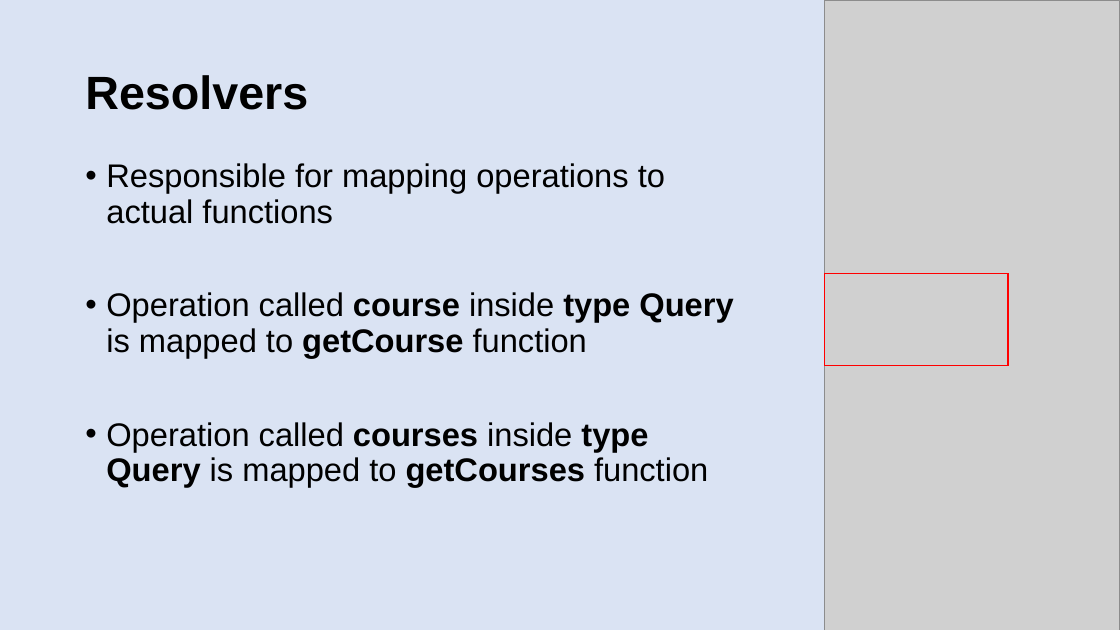
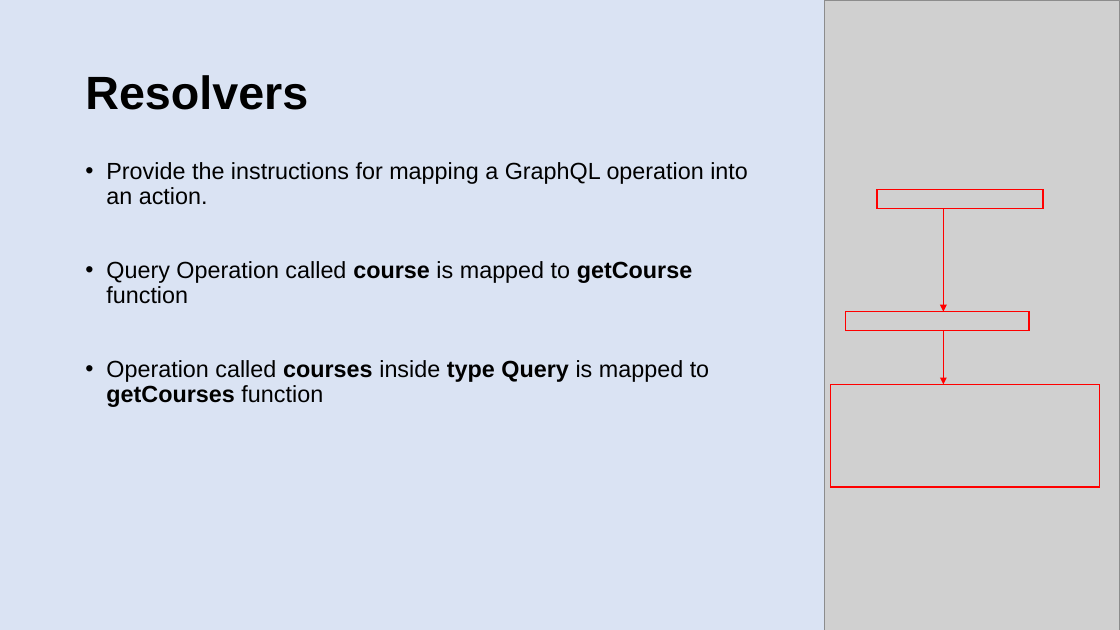
Before and after one commit to patelg123/graphql-presentation, a slide deck: slide 11 of current.pptx. Drawn at 1120x630 pixels with LibreOffice and Linux fonts; fonts in the diff are those of the drawing; grey boxes stand for pictures. Boxes give left, top, right and bottom in pixels: in the first picture for what was removed or moved away, otherwise in the second. Text is boxed around its words. In the diff, an @@ line names an element or a change of style, - is before the commit and + after.

Commit message:
more changes

```diff
--- a/current.pptx
+++ b/current.pptx
@@ text at <box>106,162,748,304</box>: text changed; size 28 to 20 pt @@
-• Responsible for mapping operations to actual functions
-• Operation called course inside type Query is mapped to getCourse function
+• Provide the instructions for mapping a GraphQL operation into an action.
+• Query Operation called course is mapped to getCourse function
@@ rectangle added at <box>877,189,1044,208</box>, outline #FF0000 1 pt @@
@@ arrow added from (944, 208) to (944, 312), #FF0000 0.5 pt @@
@@ rectangle: place and size @@
-rectangle at <box>825,274,1008,365</box>
+rectangle at <box>846,312,1029,331</box>
@@ arrow added from (944, 331) to (944, 385), #FF0000 0.5 pt @@
@@ text at <box>106,360,709,407</box>: size 28 to 20 pt in "Operation called courses inside type Query is ..." @@
@@ rectangle added at <box>830,385,1099,487</box>, outline #FF0000 1 pt @@
```
Also in this commit, not shown: 5 other slides changed, 5 slides added, 1 slide removed.
